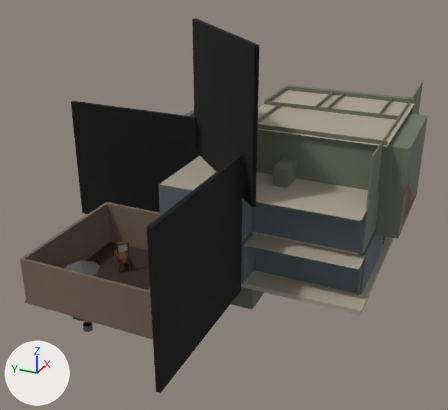
One commit to the Blender file public/models/haunted_house.blend: the scene before it, then after it.
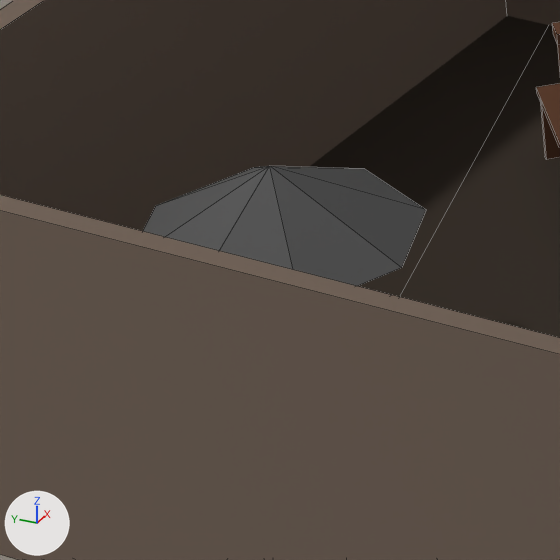
The first picture shows the older version from a 50 mm camera at (-62.3, -7.1, 33.5) aimed at (-1.9, 20.1, 3.3). The close-ups show the older and then the newer version on the part from 11% to 26% of the width and 59% to 76% of the height of that picture. Only the edits that show in the close-ups are written down. The lights are fixed; the arrows at lower left show +X, +Y and +Z. The close-ups show mesh edges as thin lines. Objects named as collision shapes, trigger or cutter boxes, shadow casters or lower levels of detail are left out.
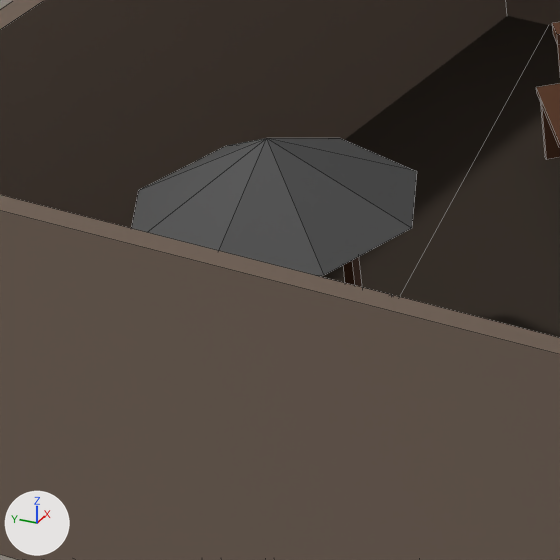
Where the newer file only moved an object's origin or applied its transform, the numbers keep the older frame.

Boxes (x1, y1, x2, y2) around the edits, measured in the close-ups (560 x 560 px; the box of a moved part takes in the faces that stretch with it):
'well.001', reshaped, turned: before (143, 166, 426, 294); after (132, 138, 417, 295)
part 1 of me_cone_002, moved or reshaped: before (143, 166, 426, 286); after (132, 138, 417, 276)
part 2 of me_cone_002, moved or reshaped (not visible before): after (343, 257, 362, 287)

Patch to the scene script:
```diff
--- a/public/models/haunted_house.blend.py
+++ b/public/models/haunted_house.blend.py
@@ me_cone_002 @@
 # used by ob_well_001; location = (-16.2, 30.3, -2.54)
 # before: 50 (1.2, 0.75, 2.53), 52 (1.11, 0.88, 2.53), 54 (1.33, 0.84, 2.41), 56 (1.23, 0.97, 2.41)
-me_cone_002.from_pydata(...)  # 65 vertices, 61 faces; spans x -1.97..1.97, y -1.97..1.97, z -3.06..3.44
+me_cone_002.from_pydata(...)  # 65 vertices, 61 faces; spans x -1.97..1.97, y -1.97..1.97, z -3.06..3.86
+# me_cone_002 part 1: the loose piece of 9 vertices spanning x -1.97..1.97, y -1.97..1.97, z 2.37..3.44 is moved by (0.0, 0.0, 0.42)
+# me_cone_002 part 2
+for i in [50, 52, 54, 56]: me_cone_002.vertices[i].co += Vector((0.0, 0.0, 0.42))
+# other edits to the shape of me_cone_002 do not show in these pictures
 me_cone_002.materials.append(mat_well)
@@ ob_well_001 @@
 ob_well_001.location = (-16.2, 30.3, -2.54)
+ob_well_001.rotation_euler = (0.0, 0.0, -0.617)  # degrees (0, 0, -35)
```
